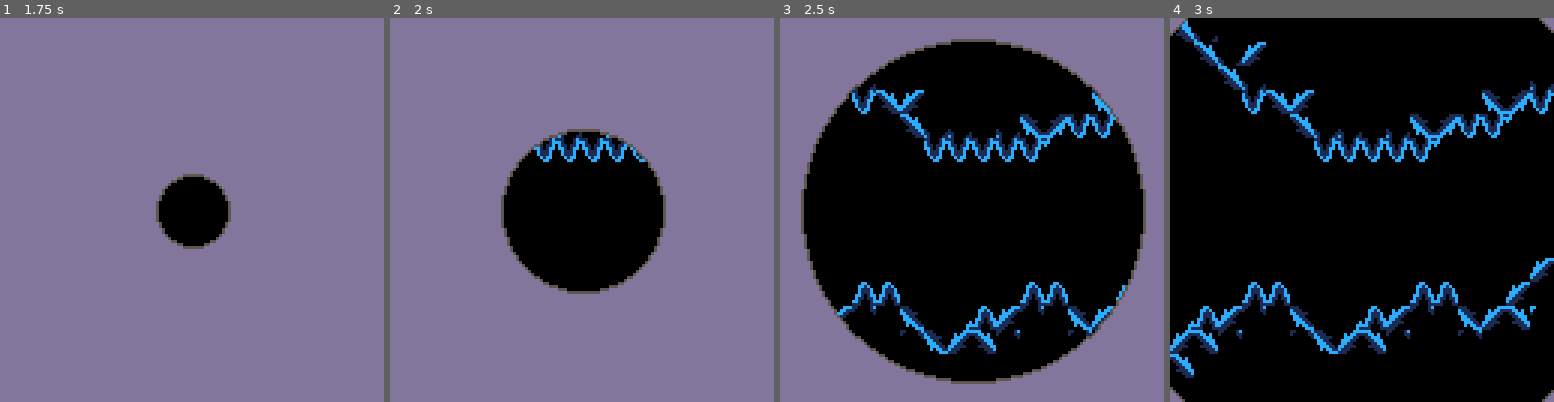
Above: before the commit, frames 1-4 (left to right).
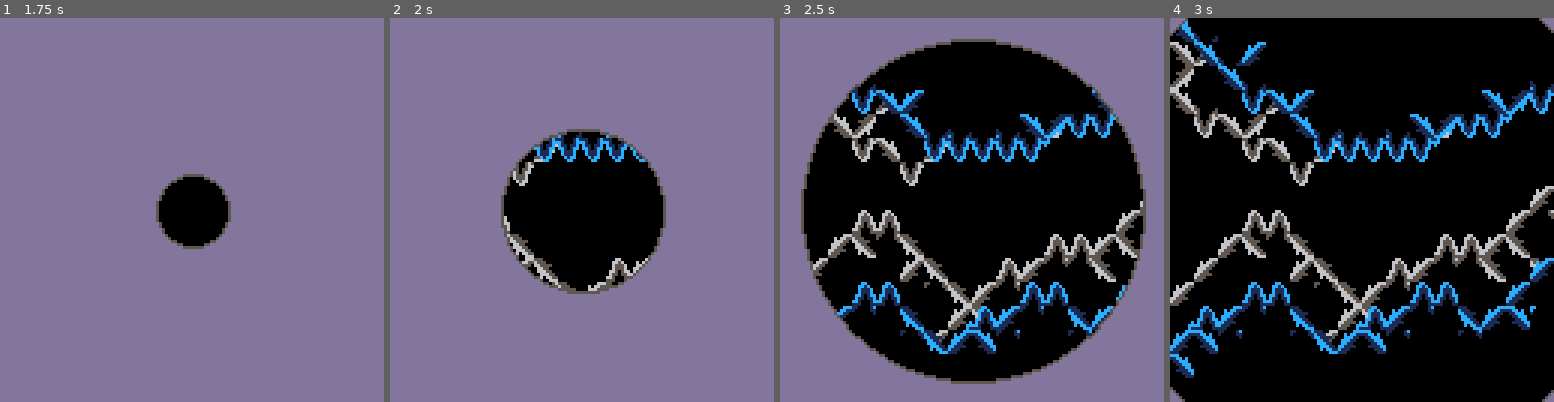
Above: after the commit, the same moments.

Repository: theGEBIRGE/BARBARA
Game: PICO-8 cartridge barbara.p8
Same seed, same stepped clock (60 frames per second), same inputs: the game is played once before the commit and once after it.
Inputs:
- Up to frame 1 (1.75 s): tap X (X key) at 0.33, 1.07 s; hold Right from 1.6 s (still down)
- Up to frame 2 (2 s): keep holding Right; tap X (X key) at 1.85 s
- Up to frame 3 (2.5 s): release Right at 2.1 s; hold Up 2.15-2.42 s; hold Right from 2.47 s (still down)
- Up to frame 4 (3 s): keep holding Right; tap X (X key) at 2.97 s

Frame 1 is identical in both runs. In frame 2, 1.2% of the frame differs, in the area x 29-68%, y 32-72%; in frame 3, 5.9%; in frame 4, 7.6%, in the area x 0-100%, y 6-85%.

Commit message:
Add parallel scrolling to the cave

Diff:
--- a/barbara.p8
+++ b/barbara.p8
@@ -158,7 +158,11 @@
       draw = function(self)
         cls()
         --TODO: Also draw barbara
+        palt(0, false)
+        palt(7, true)
+        map(64, 16, 0, 0, 16, 16)
         map(0, 16, 0, 0, 16, 16)
+        palt()
         local i, d = iris(self.irisi, self.irisd, 13)
         self.irisi = i
         self.irisd = d
@@ -167,16 +171,24 @@
 
     ["CAVE"] = {
       foreground_x = 0,
+      background1_x = 0,
       update = function(self)
         self.foreground_x -= SCROLL_SPEED
+        self.background1_x -= 0.1
         -- the foreground map is 2 screens wide
         if (self.foreground_x < -128*2) self.foreground_x = 0
+        if (self.background1_x < -127) self.background1_x = 0
 
       end,
       draw = function(self)
         cls()
+        palt(0, false)
+        palt(7, true)
+        map(64, 16, self.background1_x, 0, 16, 16)
+        map(64, 16, self.background1_x + 128, 0, 16, 16)
         map(0, 16, self.foreground_x, 0, 32, 16)
         map(0, 16, self.foreground_x + 128 * 2, 0, 32, 16)
+        palt()
       end
     },
   }
@@ -652,20 +664,21 @@
 b1b1b1b1b1b1b1b1b1b1b1b1b1b1b1b1b1b1b1b1b1b1b1b1b1b1b1b1b1b1b1b1b1b1b1b1b1b1b1b1b1b1b1b1b1b1b1b1b1b1b1b1b1b1b1b1b1b1b1b1b1b1b1b180a0a0a0a0a0a0a0a0a0a0a0a0a0a081a1a1a1a1a1a1a1a1a1a1a1a1a1a1a1a100000092a3a3a3a3a3a3a3a3a3a3a3a3a3a3a3a3a3a3a3a3a3a3a3a393000000
 b2b2b2b2b2b2b2b2b2b2b2b2b2b2b2b2b2b2b2b2b2b2b2b2b2b2b2b2b2b2b0b2b2b2b2b2b2b2b2b2b2b2b2b2b2b2b2b2b2b2b2b2b2b2b2b2b2b2b2b2b2b2b2b20000000000000000000000000000000000000000000000000000000000000000000092a3a3a3a3a3a3a3a3a3a3a3a3a3a3a3a3a3a3a3a3a3a3a3a3a3a3930000
 b2b2b2b2b2b2b2b2b2b2b2b2b2b2b2b2b2b2b2b2b2b2b2b2b2b2b2b2b2b2b2b2b2b2b2b2b2b2b2b2b2b2b2b2b2b2b2b2b2b2b2b2b2b2b2b0b2b2b2b2b2b2b2b200000000000000000000000000000000000000000000000000000000000000000092a3a3a3a3a3a3a3a3a3a3a3a3a3a3a3a3a3a3a3a3a3a3a3a3a3a3a3a39300
-1607000000000000000000000000000000000000000000000000000000000008000000000000000000000000000000000000000000000000000000000000000000000000000000000000000000000000000000000000000000000000000000000000000000000000000000000000000000000000000000000000000000000000
-0016073600000000000000000000000000070000000000001600000000160800000000000000000000000000000000000000000000000000000000000000000000000000000000000000000000000000000000000000000000000000000000000000000000000000000000000000000000000000000000000000000000000000
-0000160700000000000000000000000708171608000000000016070707080000000000000000000000000000000000000000000000000000000000000000000000000000000000000000000000000000000000000000000000000000000000000000000000000000000000000000000000000000000000000000000000000000
-0000001716360000000000000028081700000016000000000008171717000000000000000000000000000000000000000000000000000000000000000000000000000000000000000000000000000000000000000000000000000000000000000000000000000000000000000000000000000000000000000000000000000000
-0000000000160707000728081717180000000000160800160800000000000000000000000000000000000000000000000000000000000000000000000000000000000000000000000000000000000000000000000000000000000000000000000000000000000000000000000000000000000000000000000000000000000000
-0000000000001717171717180000000000000000001607080000000000000000000000000000001600000000000000000000000000000000000000000000000000000000000000000000000000000000000000000000000000000000000000000000000000000000000000000000000000000000000000000000000000000000
-0000000000000000000000000000000000000000000017000000000000000000000000000000000000000000000000000000000000000000000000000000000000000000000000000000000000000000000000000000000000000000000000000000000000000000000000000000000000000000000000000000000000000000
-0000000000000000000000000000000000000000000000000000000000000000000000000000000000000000000000000000000000000000000000000000000000000000000000000000000000000000000000000000000000000000000000000000000000000000000000000000000000000000000000000000000000000000
-0000000000000000000000000000000000272700000000000000000000000000000000000000000000000000000000000000000000000000000000000000000000000000000000000000000000000000000000000000000000000000000000000000000000000000000000000000000000000000000000000000000000000000
-0000000000000000000000000000000036373728000000000000000000000000000000000000000000000000000000000000000000000000000000000000000000000000000000000000000000000000000000000000000000000000000000000000000000000000000000000000000000000000000000000000000000000000
-0000000000000000000000000000003616003637280000002700000000000000000000000000000000000000000000000000000000000000000000000000000000000000000000000000000000000000000000000000000000000000000000000000000000000000000000000000000000000000000000000000000000000000
-0000002727000000000027270000360000003800362827363728000027270000000000000000000000000000000000000000000000000000000000000000000000000000000000000000000000000000000000000000000000000000000000000000000000000000000000000000000000000000000000000000000000000000
-2627363700280026273637002836163800000036380037000036283637372800000000000000000000000000000000000000000000000000000000000000000000000000000000000000000000000000000000000000000000000000000000000000000000000000000000000000000000000000000000000000000000000000
-3616370000372836163700003700000000000000000000000000370000003628000000000000000000000000000000000000000000000000000000000000000000000000000000000000000000000000000000000000000000000000000000000000000000000000000000000000000000000000000000000000000000000000
-1600000000000000000000000000000000000000000000000000000000000000000000000000000000000000000000000000000000000000000000000000000000000000000000000000000000000000000000000000000000000000000000000000000000000000000000000000000000000000000000000000000000000000
-
-
+160710101010101010101010101010101010101010101010101010101010100800000000000000000000000000000000000000000000000000000000000000000000000000000000000019000000000000000000190b000000002a00003900000000000000000000000000000000000000000000000000000000000000000000
+00160735101010101010101010101010100710101010101025101010102508000000000000000000000000000000000000000000000000000000000000000000190b00000000000000000b000000000a0019000a0b00000000393a2b390000390000000000000000000000000000000000000000000000000000000000000000
+000016071010101010101010101010070817161510101010102507070708000000000000000000000000000000000000000000000000000000000000000000000b000000000000000000190000000b1a190a190b00000000390000002b2a39000000000000000000000000000000000000000000000000000000000000000000
+00000017163510101010101010250817000000161010101010081717170000000000000000000000000000000000000000000000000000000000000000000000190a00000b0000000a0a0b0a0a0b000000190b00002a2a392b000000000000000000000000000000000000000000000000000000000000000000000000000000
+00000000001607071007250817171800000000001615102508000000000000000000000000000000000000000000000000000000000000000000000000000000001a190b0000000b1a1a1a1a1a00000000001900393a3a00002b0000000000000000000000000000000000000000000000000000000000000000000000000000
+000000000000171717171718000000000000000000160708000000000000000000000000000000000000000000000000000000000000000000000000000000000000001a19000b000000000000000000000000393a00000000002b00000000000000000000000000000000000000000000000000000000000000000000000000
+0000000000000000000000000000000000000000000017000000000000000000000000000000000000000000000000000000000000000000000000000000000000000000001a000000000000000000000000392b0000000000000000000000000000000000000000000000000000000000000000000000000000000000000000
+00000000000000000000000000000000000000000000000000000000000000000000000000000000000000000000000000000000000000000000000000000000000000000000000000000000000000392b3900000000000000000000000000000000000000000000000000000000000000000000000000000000000000000000
+000000000000000000000000000000000027270000000000000000000000000000000000000000000000000000000000000000000000000000000000000000000000002a2a000000000000000000393a000000000000000000000000000000000000000000000000000000000000000000000000000000000000000000000000
+000000000000000000000000000000003637372800000000000000000000000000000000000000000000000000000000000000000000000000000000000000000000392b3a2b00000000002a2a392b00000000000000000000000000000000000000000000000000000000000000000000000000000000000000000000000000
+000000000000000000000000000000362510353728000000270000000000000000000000000000000000000000000000000000000000000000000000000000000039000000392b00002a393a3a2b002b000000000000000000000000000000000000000000000000000000000000000000000000000000000000000000000000
+000000272700000000002727000036101010381035282736372800002727000000000000000000000000000000000000000000000000000000000000000000003900000000003a2b393a000000000000000000000000000000000000000000000000000000000000000000000000000000000000000000000000000000000000
+2627363710280026273637102836253810101035101010101035283637372800000000000000000000000000000000000000000000000000000000000000000000000000000000392b00000000000000000000000000000000000000000000000000000000000000000000000000000000000000000000000000000000000000
+3625371010372836253710103710101010101010101010101010371010103528000000000000000000000000000000000000000000000000000000000000000000000000000039000000000000000000000000000000000000000000000000000000000000000000000000000000000000000000000000000000000000000000
+2510101010101010101010101010101010101010101010101010101010101010000000000000000000000000000000000000000000000000000000000000000000000000000000000000000000000000000000000000000000000000000000000000000000000000000000000000000000000000000000000000000000000000
+1010101010101010101010101010101010101010101010101010101010101010000000000000000000000000000000000000000000000000000000000000000000000000000000000000000000000000000000000000000000000000000000000000000000000000000000000000000000000000000000000000000000000000
+
+
Not shown, changed: 32 lines of the sprite sheet (__gfx__) section of barbara.p8
